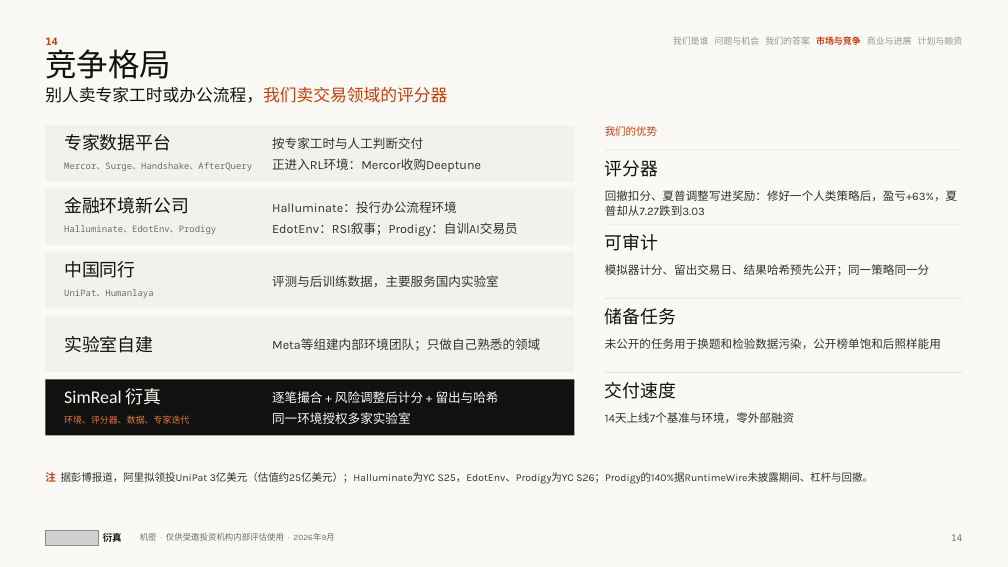
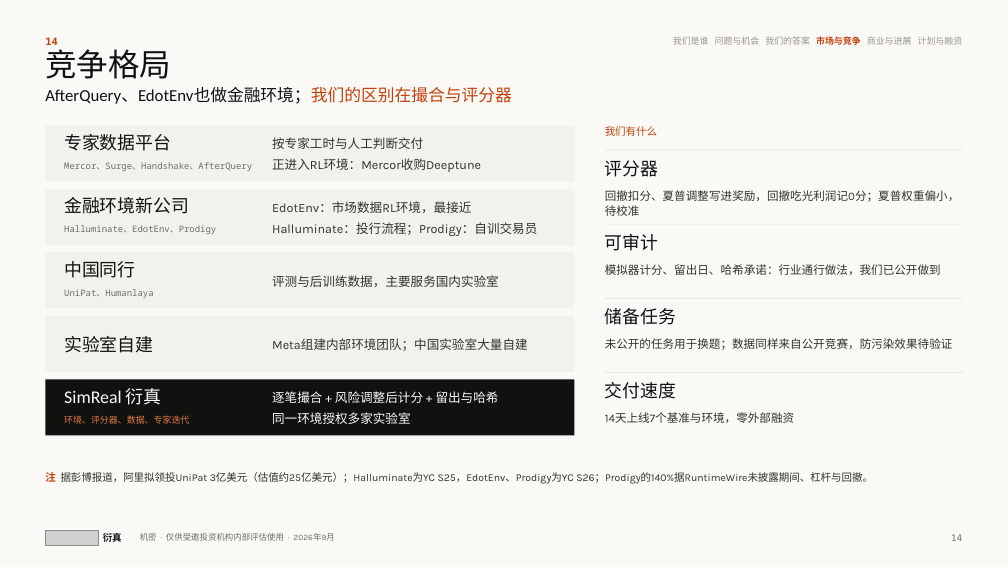
Before and after one commit to wangchen0802/Delta1, a slide deck: slide 14 of SimReal-BP-v33.pptx. Drawn at 1008x567 pixels with LibreOffice and Linux fonts; fonts in the diff are those of the drawing; grey boxes stand for pictures. Boxes give left, top, right and bottom in pixels: in the first picture for what was removed or moved away, otherwise in the second. Text is boxed around its words. In the diff, an @@ line names an element or a change of style, - is before the commit and + after.

```diff
--- a/SimReal-BP-v33.pptx
+++ b/SimReal-BP-v33.pptx
@@ text at (45,87,511,104): text changed @@
-别人卖专家工时或办公流程，我们卖交易领域的评分器
+AfterQuery、EdotEnv也做金融环境；我们的区别在撮合与评分器
@@ text at (605,126,657,136): text changed @@
-我们的优势
+我们有什么
@@ text at (272,201,537,236): text changed @@
-Halluminate：投行办公流程环境
-EdotEnv：RSI叙事；Prodigy：自训AI交易员
+EdotEnv：市场数据RL环境，最接近
+Halluminate：投行流程；Prodigy：自训交易员
@@ text at (605,190,960,216): text changed @@
-回撤扣分、夏普调整写进奖励：修好一个人类策略后，盈亏+63%，夏普却从7.27跌到3.03
+回撤扣分、夏普调整写进奖励，回撤吃光利润记0分；夏普权重偏小，待校准
@@ text at (605,264,941,275): text changed @@
-模拟器计分、留出交易日、结果哈希预先公开；同一策略同一分
+模拟器计分、留出日、哈希承诺：行业通行做法，我们已公开做到
@@ text at (272,338,528,351): text changed @@
-Meta等组建内部环境团队；只做自己熟悉的领域
+Meta组建内部环境团队；中国实验室大量自建
@@ text at (605,338,953,350): text changed @@
-未公开的任务用于换题和检验数据污染，公开榜单饱和后照样能用
+未公开的任务用于换题；数据同样来自公开竞赛，防污染效果待验证
```
Also in this commit, not shown: 24 other slides changed, 6 other files.
